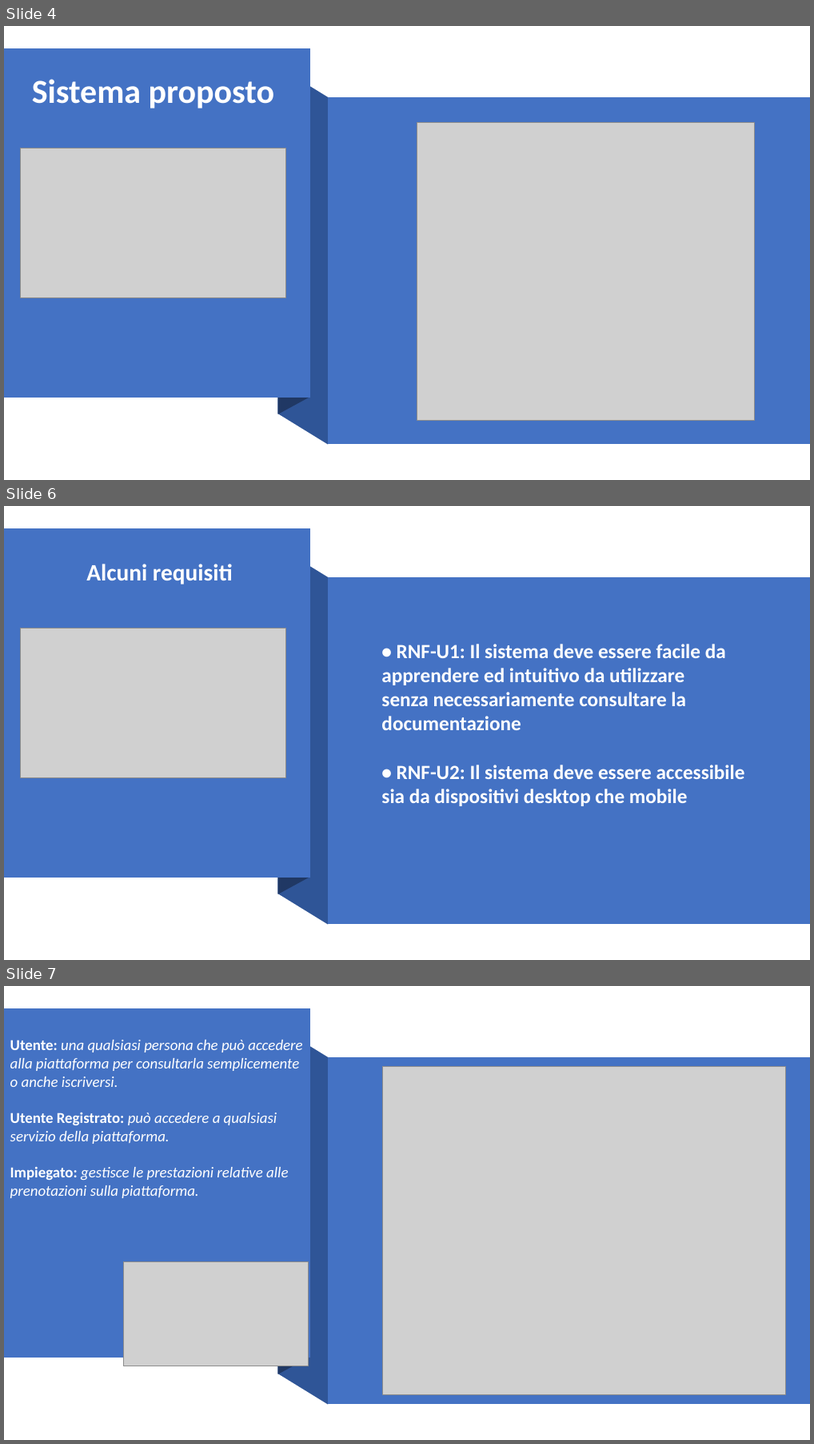
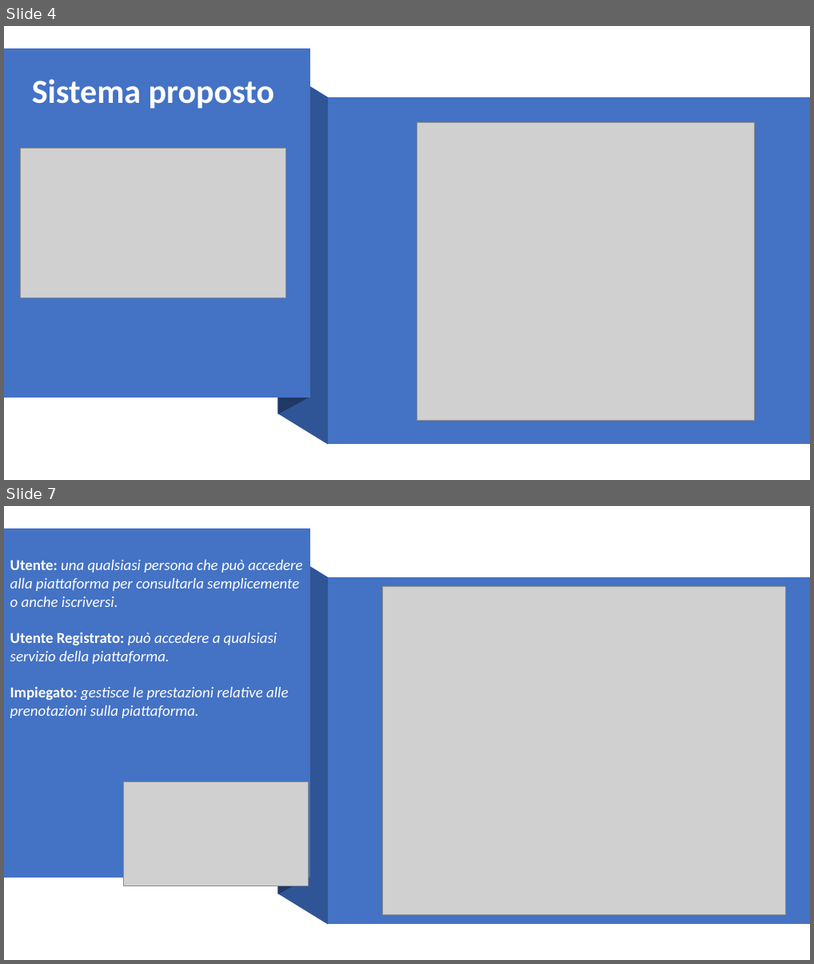
Before and after one commit to Givaa/MedQueue, a slide deck: This is my PP/Presentazione 06-12-2020.pptx. Shown one above the other, each under a label of ours: slides 4, 6 and 7 before the commit, slides 4 and 7 after it; the slides between them are not shown. The pictures are 814x1444 and 814x964 pixels, drawn with LibreOffice and Linux fonts; fonts in the diff are those of the drawing; grey boxes stand for pictures. Boxes give left, top, right and bottom in pixels: in the first picture for what was removed or moved away, otherwise in the second. Text is boxed around its words. In the diff, an @@ line names an element or a change of style, - is before the commit and + after.

```diff
--- a/This is my PP/Presentazione 06-12-2020.pptx
+++ b/This is my PP/Presentazione 06-12-2020.pptx
@@ slide 6 removed at [4,506,810,960], background #FFFFFF @@
@@ freeform shape removed at [4,528,310,877] @@
@@ freeform shape removed at [278,529,310,894] @@
@@ freeform shape removed at [278,547,328,924] @@
@@ text removed at [86,564,233,584] @@
-Alcuni requisiti
@@ freeform shape removed at [328,576,810,924] @@
@@ picture removed at [20,628,286,778] @@
@@ text removed at [382,644,746,806] @@
-• RNF-U1: Il sistema deve essere facile da apprendere ed intuitivo da utilizzare
-senza necessariamente consultare la documentazione
-• RNF-U2: Il sistema deve essere accessibile sia da dispositivi desktop che mobile
```
Also in this commit, not shown: 3 slides changed.
